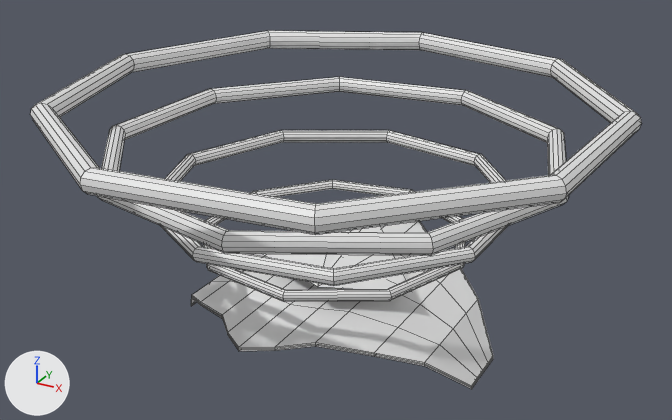
Two versions of the OBJ model Assets/Models/RightShoulder/epaule_0005.obj, one commit apart.
Both versions are drawn from a 50 mm camera at (0.449, -0.812, 0.489) aimed at (-0.003, 0.008, 0.078). Arrows for +X, +Y and +Z are at lower left; the lights stay in place. Mesh edges are drawn as thin lines. Where no turn or scale is listed for an object, it has been applied to the vertices.

Names of what the first picture shows: 'epaule_0005'.
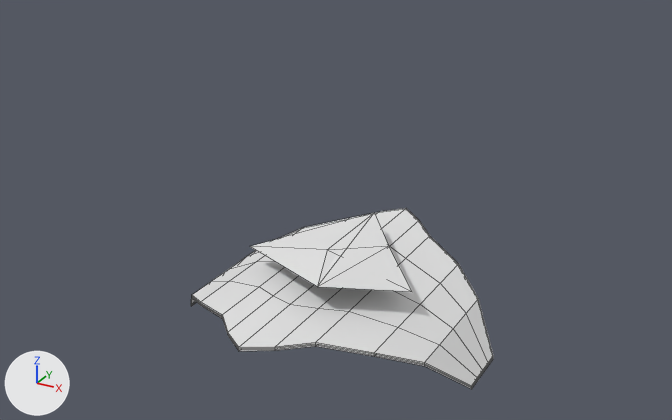
Pixel boxes [x1, y1, x2, y2] of what changed, in the pictures (672 x 420 px):
'epaule_0005', reshaped (51% narrower, 49% shorter): before [30, 31, 642, 389]; after [191, 208, 493, 389]
part 1 of me_epaule_0005, deleted: before [203, 180, 466, 302]
part 2 of me_epaule_0005, deleted: before [161, 130, 509, 286]
part 3 of me_epaule_0005, deleted: before [30, 31, 642, 235]
part 4 of me_epaule_0005, deleted: before [97, 77, 569, 255]

The change in detail:
me_epaule_0005 has 604 vertices, 604 faces and spans x -0.304..0.293, y -0.296..0.303, z -0.07..0.215.
me_epaule_0005 is used by ob_epaule_0005; location (0.0, 0.0, 0.0).
me_epaule_0005 part 1: the loose piece of 108 vertices spanning x -0.143..0.152, y -0.15..0.15, z 0.047..0.059 is deleted.
me_epaule_0005 part 2: the loose piece of 108 vertices spanning x -0.203..0.192, y -0.199..0.201, z 0.095..0.111 is deleted.
me_epaule_0005 part 3: the loose piece of 108 vertices spanning x -0.304..0.293, y -0.296..0.303, z 0.191..0.215 is deleted.
me_epaule_0005 part 4: the loose piece of 108 vertices spanning x -0.242..0.254, y -0.252..0.248, z 0.143..0.163 is deleted.
